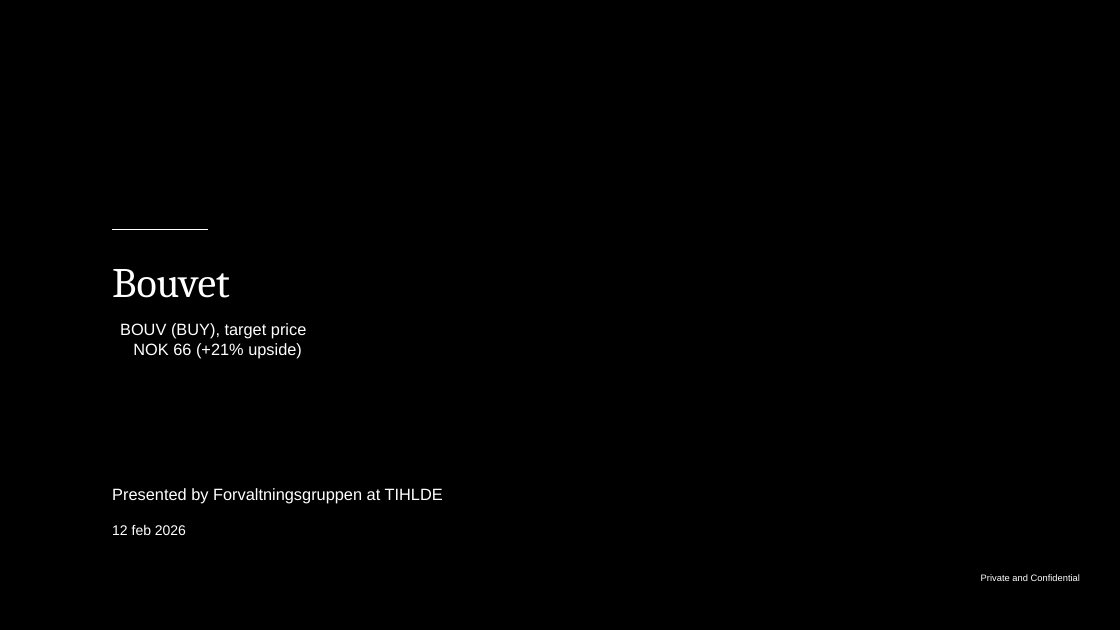
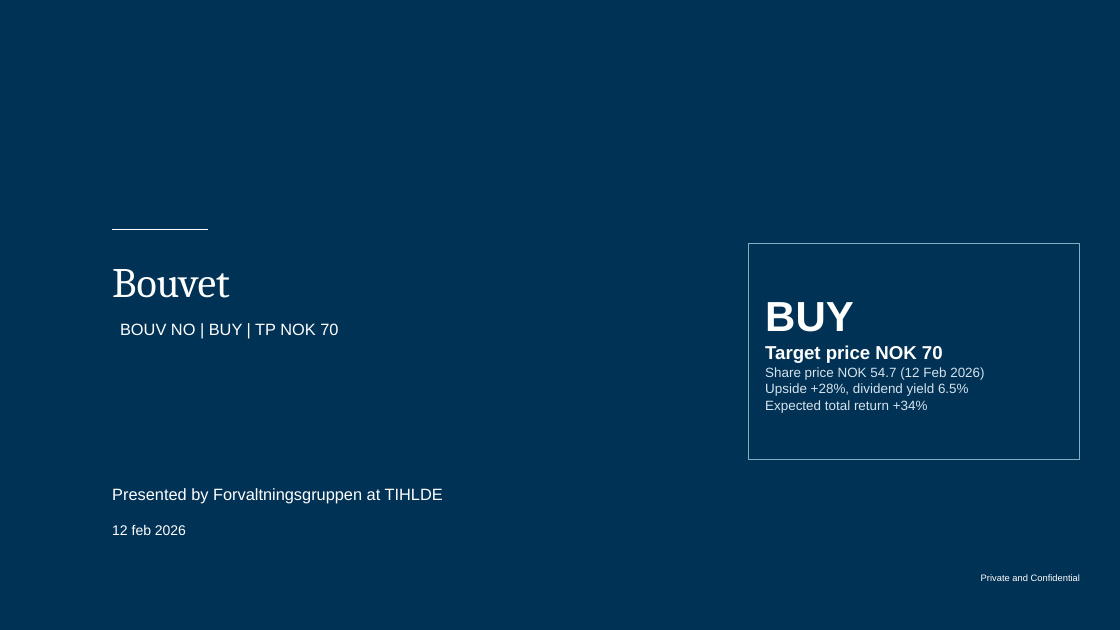
Before and after one commit to TriTacLe/Pareto-Securities-Equity-Research-Case, a slide deck: slide 1 of Pareto Securities Equity research case.pptx. Drawn at 1120x630 pixels with LibreOffice and Linux fonts; fonts in the diff are those of the drawing; background and template pictures are left out. Boxes give left, top, right and bottom in pixels: in the first picture for what was removed or moved away, otherwise in the second. Text is boxed around its words. In the diff, an @@ line names an element or a change of style, - is before the commit and + after.

```diff
--- a/Pareto Securities Equity research case.pptx
+++ b/Pareto Securities Equity research case.pptx
@@ background picture (left out) to #003255 @@
@@ rectangle added at box(749, 244, 1080, 460), outline #81B0C0 0.75 pt, 11.5 pt, text #D6E2EC @@
+BUY
+Target price NOK 70
+Share price NOK 54.7 (12 Feb 2026)
+Upside +28%, dividend yield 6.5%
+Expected total return +34%
@@ text at box(120, 323, 338, 335): text changed @@
-BOUV (BUY), target price NOK 66 (+21% upside)
+BOUV NO | BUY | TP NOK 70
```
Also in this commit, not shown: 4 other slides changed, 1 other file.
